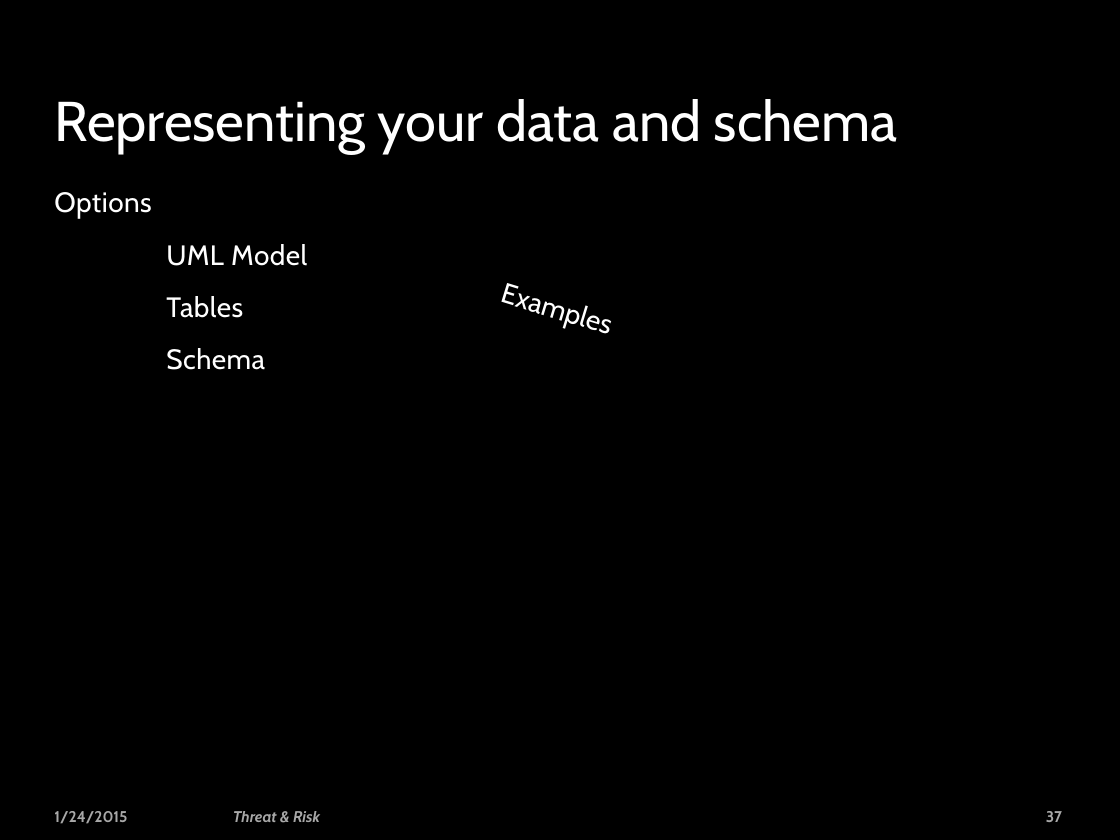
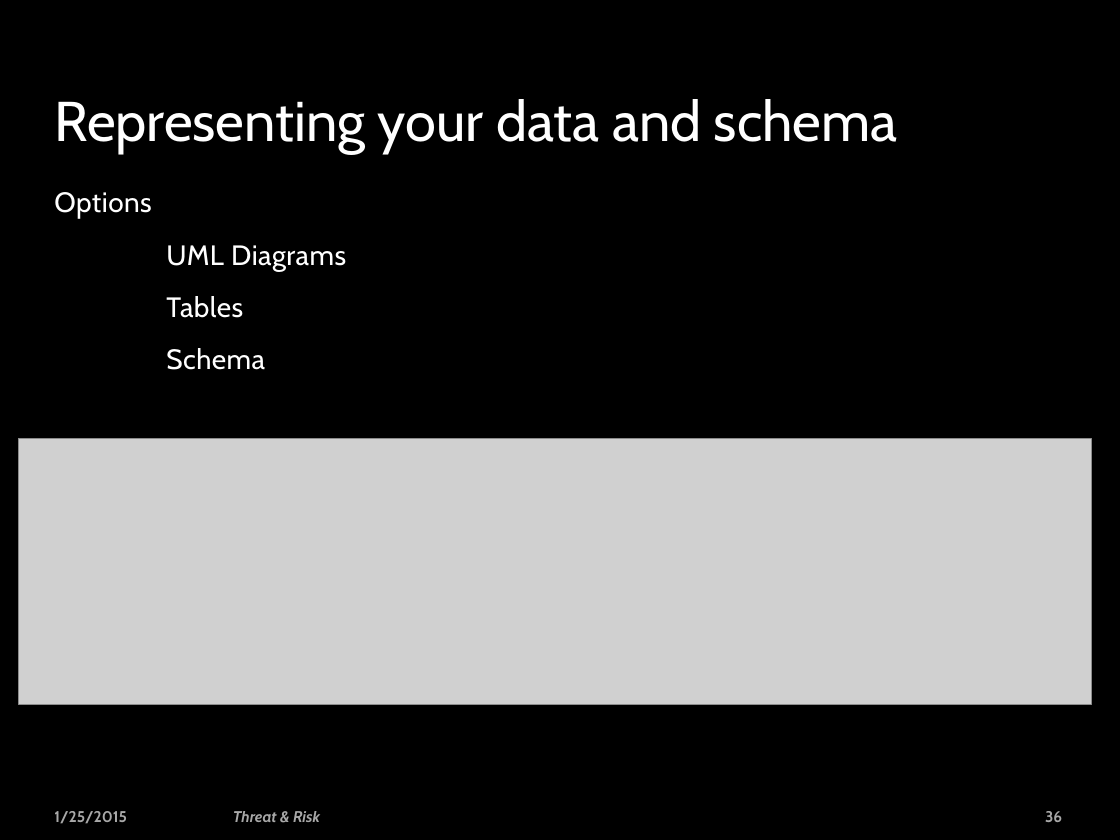
Before and after one commit to omg-threat-modeling/phase1, a slide deck: slide 36 of Team/Threat-risk - face-face.pptx (slide 37 before the commit). Drawn at 1120x840 pixels with LibreOffice and Linux fonts; fonts in the diff are those of the drawing; grey boxes stand for pictures; background and template pictures are left out. Boxes give left, top, right and bottom in pixels: in the first picture for what was removed or moved away, otherwise in the second. Text is boxed around its words. In the diff, an @@ line names an element or a change of style, - is before the commit and + after.

```diff
--- a/Team/Threat-risk - face-face.pptx
+++ b/Team/Threat-risk - face-face.pptx
@@ text at box(166, 245, 346, 271): text changed @@
-UML Model
+UML Diagrams
@@ text removed at box(486, 267, 775, 394) @@
-Examples
@@ picture added at box(19, 439, 1092, 706) @@
@@ text at box(54, 811, 127, 824): text changed @@
-1/24/2015
+1/25/2015
@@ page number at box(1045, 811, 1062, 822): text changed @@
-37
+36
```
Also in this commit, not shown: 36 other slides changed, 16 slides added, 1 slide removed, 5 other files.
